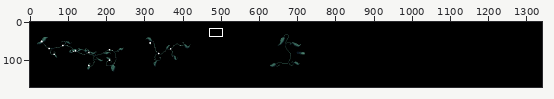
Pixel-art file -- Assets/Sprites/Map/NewBackground.aseprite. The first picture is a wide view before the edit; the outline marks the close-up.
Close-up. First the earlier version:
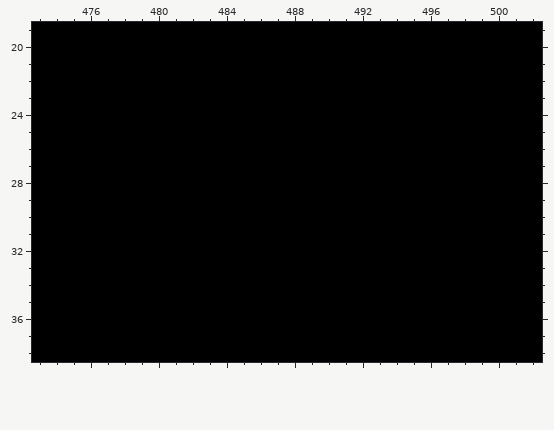
1340x169 pixels, 1 frame. Shown: x 473..502, y 19..38. The commit also changed other parts of the picture, which this record leaves out.
Once edited:
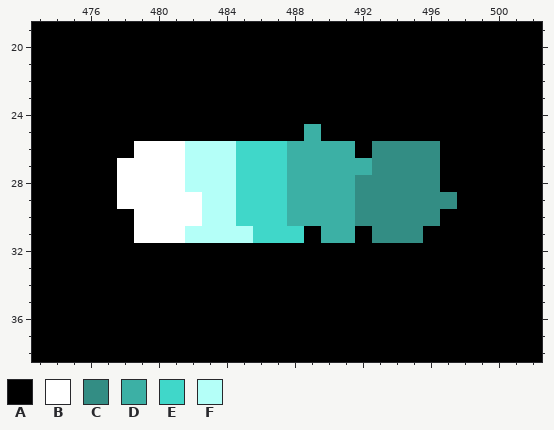
Palette (. is transparent): A #000000  B #ffffff  C #338d84  D #3cb0a5  E #40d7c9  F #b4fff8
Changes in this commit:
layer "Crytal Pallete" added
Layer "Crytal Pallete":
y 25: x 489 A -> D
y 26: x 479..491 AAAAAAAAAAAAA -> BBBFFFEEEDDDD; x 493..496 AAAA -> CCCC
y 27: x 478..496 AAAAAAAAAAAAAAAAAAA -> BBBBFFFEEEDDDDDCCCC
y 28: x 478..496 AAAAAAAAAAAAAAAAAAA -> BBBBFFFEEEDDDDCCCCC
y 29: x 478..497 AAAAAAAAAAAAAAAAAAAA -> BBBBBFFEEEDDDDCCCCCC
y 30: x 479..496 AAAAAAAAAAAAAAAAAA -> BBBBFFEEEDDDDCCCCC
y 31: x 479..488 AAAAAAAAAA -> BBBFFFFEEE; x 490..491 AA -> DD; x 493..495 AAA -> CCC
Changed places in both close-ups, as pixel boxes (x1, y1, x2, y2):
changed: (117, 124, 457, 243)
